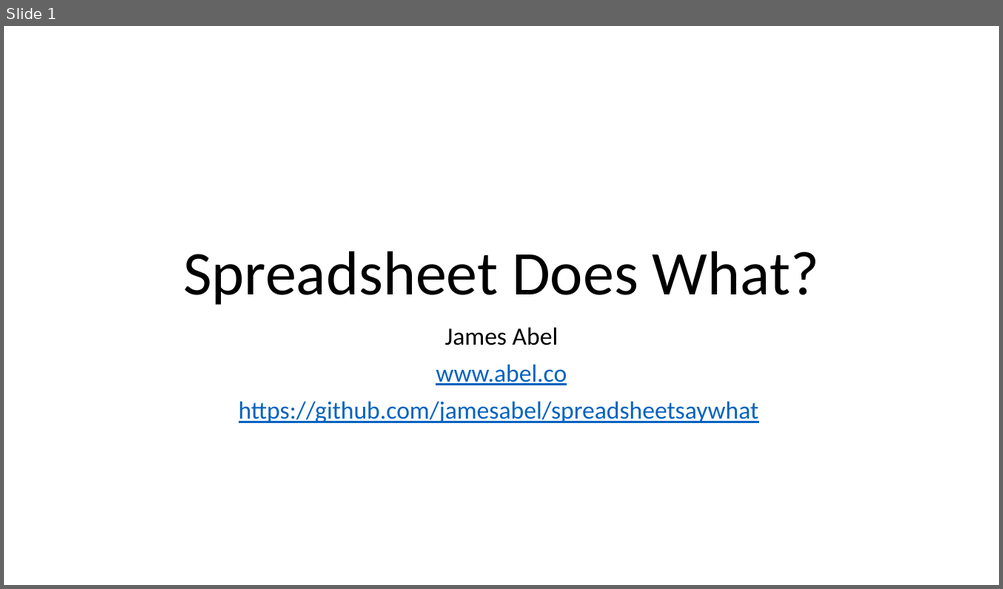
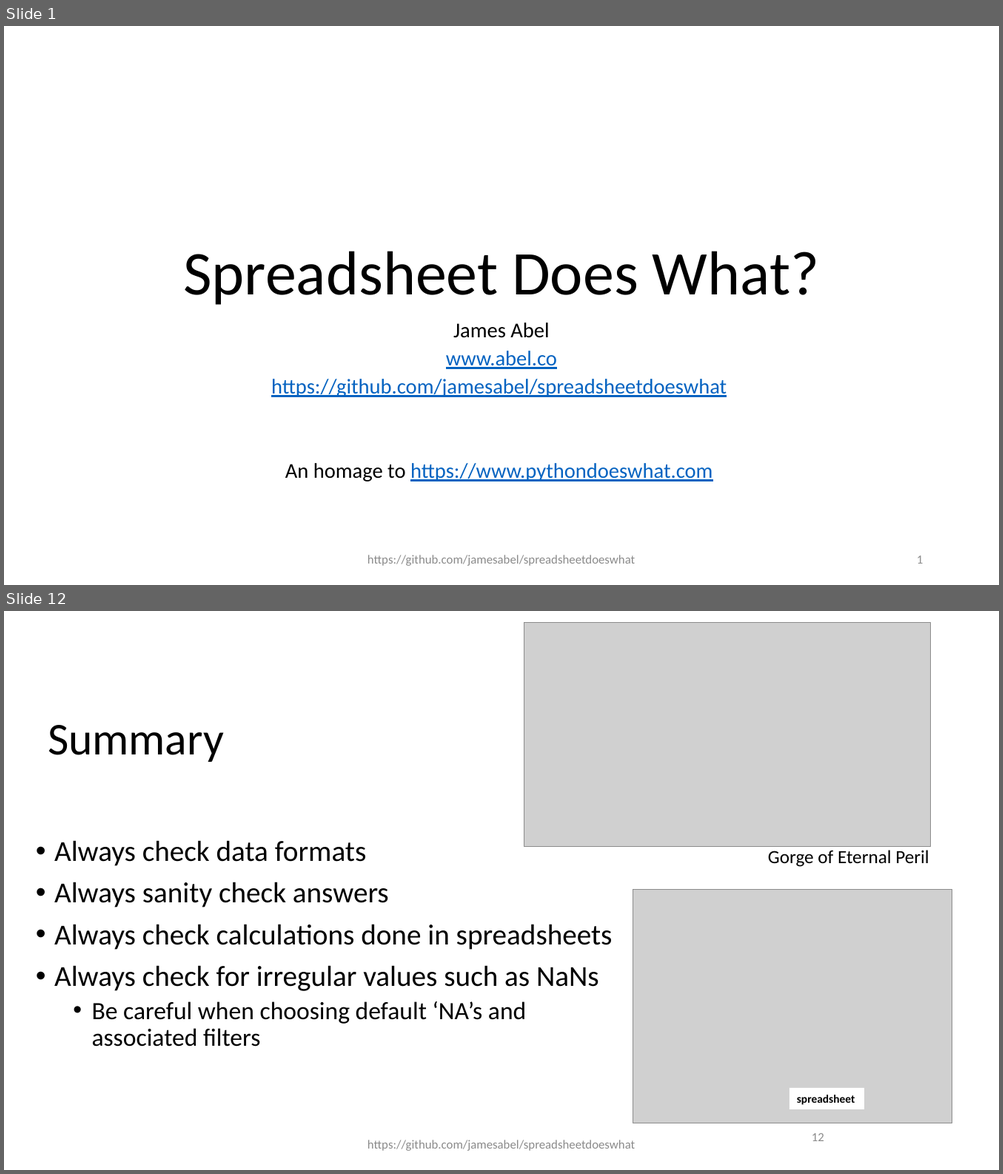
Before and after one commit to jamesabel/spreadsheetdoeswhat, a slide deck: SF Python SpreadsheetDoesWhat.pptx. Shown one above the other, each under a label of ours: slide 1 before the commit, slides 1 and 12 after it; the slides between them are not shown. The pictures are 1003x589 and 1003x1174 pixels, drawn with LibreOffice and Linux fonts; fonts in the diff are those of the drawing; grey boxes stand for pictures. Boxes give left, top, right and bottom in pixels: in the first picture for what was removed or moved away, otherwise in the second. Text is boxed around its words. In the diff, an @@ line names an element or a change of style, - is before the commit and + after.

```diff
--- a/SF Python SpreadsheetDoesWhat.pptx
+++ b/SF Python SpreadsheetDoesWhat.pptx
@@ slide 12 added at [4,611,999,1170], background #FFFFFF @@
@@ picture added at [524,623,930,847] @@
@@ title added at [48,725,224,762], 44 pt, text #000000 @@
+Summary
@@ text added at [54,840,612,1047], 28 pt, text #000000 @@
+• Always check data formats
+• Always sanity check answers
+• Always check calculations done in spreadsheets
+• Always check for irregular values such as NaNs
+  • Be careful when choosing default ‘NA’s and associated filters
@@ text added at [768,850,928,867], 18 pt, text #000000 @@
+Gorge of Eternal Peril
@@ picture added at [633,889,952,1124] @@
@@ rectangle added at [790,1088,865,1111], fill #FFFFFF, 11 pt, text #000000, bold @@
+spreadsheet
@@ text added at [367,1140,634,1151], 12 pt, text #8C8C8C @@
+https://github.com/jamesabel/spreadsheetdoeswhat
@@ page number added at [811,1133,824,1142], 12 pt, text #8C8C8C @@
+12
@@ slide 1 changed as well @@
@@ subtitle at [446,323,557,369]: size 24 to 20.4 pt in "James Abel", "www.abel.co"; line spacing 0.9 to 0.7 @@
@@ subtitle at [271,379,726,482]: text changed; size 24 to 20.4 pt @@
-https://github.com/jamesabel/spreadsheetsaywhat
+https://github.com/jamesabel/spreadsheetdoeswhat
+An homage to https://www.pythondoeswhat.com
@@ text added at [367,555,634,566], 12 pt, text #8C8C8C @@
+https://github.com/jamesabel/spreadsheetdoeswhat
@@ page number added at [916,556,922,564], 12 pt, text #8C8C8C @@
+1
```
Also in this commit, not shown: 10 other slides added, 5 other files.
